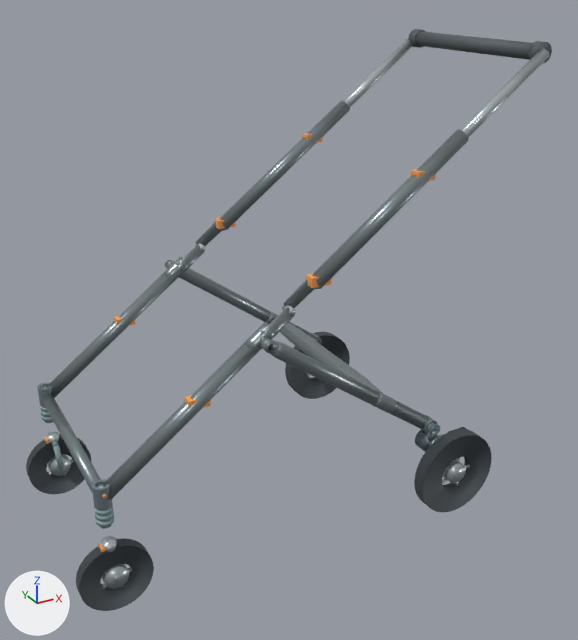
A saved change to the glTF model models/no_cabin/w550_state1_wheel_S.glb.
Camera for both pictures: a camera (50 mm lens) standing at (-0.215, -1.483, 1.209) and looking at (0.577, -0.043, 0.489). The axes (+X, +Y, +Z) are drawn at lower left. The lights are the same throughout. The picture after the commit comes second.

The older version as bpy lines, for what is in view:
```python
me_rr_tire_002 = bpy.data.meshes.new('RR_tire.002')
me_rr_tire_002.from_pydata(...)  # 256 vertices, 512 faces; spans x 0.765..0.965, y 0.291..0.321, z 0.05..0.25
me_rr_tire_002.materials.append(mat_tire_001)  # dark grey #424b50
me_v46_rear_leg_1_003 = bpy.data.meshes.new('V46_rear_leg_1.003')
me_v46_rear_leg_1_003.from_pydata(...)  # 144 vertices, 284 faces; spans x 0.422..0.829, y 0.24..0.264, z 0.247..0.553
me_v46_rear_leg_1_003.materials.append(mat_frame)  # grey #869395
me_v46_rearbar_003 = bpy.data.meshes.new('V46_rearbar.003')
me_v46_rearbar_003.from_pydata(...)  # 384 vertices, 764 faces; spans x 0.679..0.719, y -0.252..0.252, z 0.328..0.368
me_v46_rearbar_003.materials.append(mat_frame)  # grey #869395
ob_rr_tire_002 = bpy.data.objects.new('RR_tire.002', me_rr_tire_002)
ob_rr_tire_002.location = (0.0, 0.0, 0.0)
ob_v46_rear_leg_1_003 = bpy.data.objects.new('V46_rear_leg_1.003', me_v46_rear_leg_1_003)
ob_v46_rear_leg_1_003.location = (0.0, 0.0, 0.0)
ob_v46_rearbar_003 = bpy.data.objects.new('V46_rearbar.003', me_v46_rearbar_003)
ob_v46_rearbar_003.location = (0.0, 0.0, 0.0)
# also in view: 'handle_slider_1.002' at (0.94, 0.22, 0.945); 'front_fixed_round_tube.002' at (0.08, 0.0, 0.3); 'FR_tire.002' at (0.088, 0.22, 0.11); 'RL_tire.002' at (0.865, -0.306, 0.15); 'main_upper_-1.003' at (0.71, -0.22, 0.773)
```
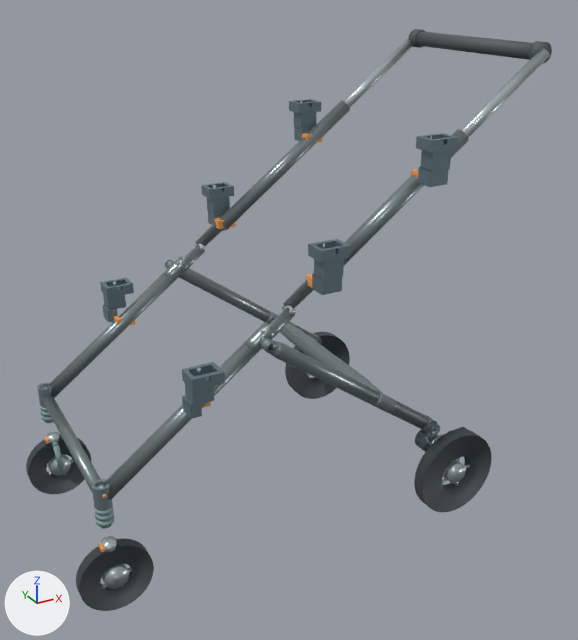
What differs and where, as boxes (x1, y1, x2, y2) in the pictures (578 x 640 px):
'Universal_Cabin_Receiver_M_-1', added
    after: (308, 239, 350, 295)
'Universal_Cabin_Receiver_H_-1', added
    after: (416, 133, 459, 187)
'Universal_Cabin_Receiver_L_-1', added
    after: (182, 362, 225, 419)
'Universal_Cabin_Receiver_L_1', added
    after: (100, 278, 134, 323)
'Universal_Cabin_Receiver_M_1', added
    after: (201, 182, 234, 225)
'Universal_Cabin_Receiver_H_1', added
    after: (289, 99, 321, 141)

The change in detail:
Material 'Universal Cabin Receiver' (mat_universal_cabin_receiver) is new.
Its base color is (0.18, 0.26, 0.3) (greyish blue #768b95).
Its metallic is 0.58.
Its roughness is 0.42.
Mesh me_universal_cabin_receiver_m__1 is new.
It has 76 vertices, 156 faces and spans x 0.5147..0.5787, y -0.28..-0.232, z 0.639..0.732.
It uses material mat_universal_cabin_receiver (greyish blue #768b95).
Mesh me_universal_cabin_receiver_l__1 is new.
It has 76 vertices, 156 faces and spans x 0.245..0.312, y -0.28..-0.232, z 0.447..0.532.
It uses material mat_universal_cabin_receiver (greyish blue #768b95).
Mesh me_universal_cabin_receiver_h__1 is new.
It has 76 vertices, 156 faces and spans x 0.7547..0.8187, y -0.28..-0.232, z 0.819..0.912.
It uses material mat_universal_cabin_receiver (greyish blue #768b95).
Mesh me_universal_cabin_receiver_m_1 is new.
It has 76 vertices, 156 faces and spans x 0.5147..0.5787, y 0.232..0.28, z 0.639..0.732.
It uses material mat_universal_cabin_receiver (greyish blue #768b95).
Mesh me_universal_cabin_receiver_l_1 is new.
It has 76 vertices, 156 faces and spans x 0.245..0.312, y 0.232..0.28, z 0.447..0.532.
It uses material mat_universal_cabin_receiver (greyish blue #768b95).
Mesh me_universal_cabin_receiver_h_1 is new.
It has 76 vertices, 156 faces and spans x 0.7547..0.8187, y 0.232..0.28, z 0.819..0.912.
It uses material mat_universal_cabin_receiver (greyish blue #768b95).
Object 'Universal_Cabin_Receiver_M_-1' (ob_universal_cabin_receiver_m__1) is new; it shows me_universal_cabin_receiver_m__1.
Its location is (0.0, 0.0, 0.0).
Object 'Universal_Cabin_Receiver_L_-1' (ob_universal_cabin_receiver_l__1) is new; it shows me_universal_cabin_receiver_l__1.
Its location is (0.0, 0.0, 0.0).
Object 'Universal_Cabin_Receiver_H_-1' (ob_universal_cabin_receiver_h__1) is new; it shows me_universal_cabin_receiver_h__1.
Its location is (0.0, 0.0, 0.0).
Object 'Universal_Cabin_Receiver_M_1' (ob_universal_cabin_receiver_m_1) is new; it shows me_universal_cabin_receiver_m_1.
Its location is (0.0, 0.0, 0.0).
Object 'Universal_Cabin_Receiver_L_1' (ob_universal_cabin_receiver_l_1) is new; it shows me_universal_cabin_receiver_l_1.
Its location is (0.0, 0.0, 0.0).
Object 'Universal_Cabin_Receiver_H_1' (ob_universal_cabin_receiver_h_1) is new; it shows me_universal_cabin_receiver_h_1.
Its location is (0.0, 0.0, 0.0).
